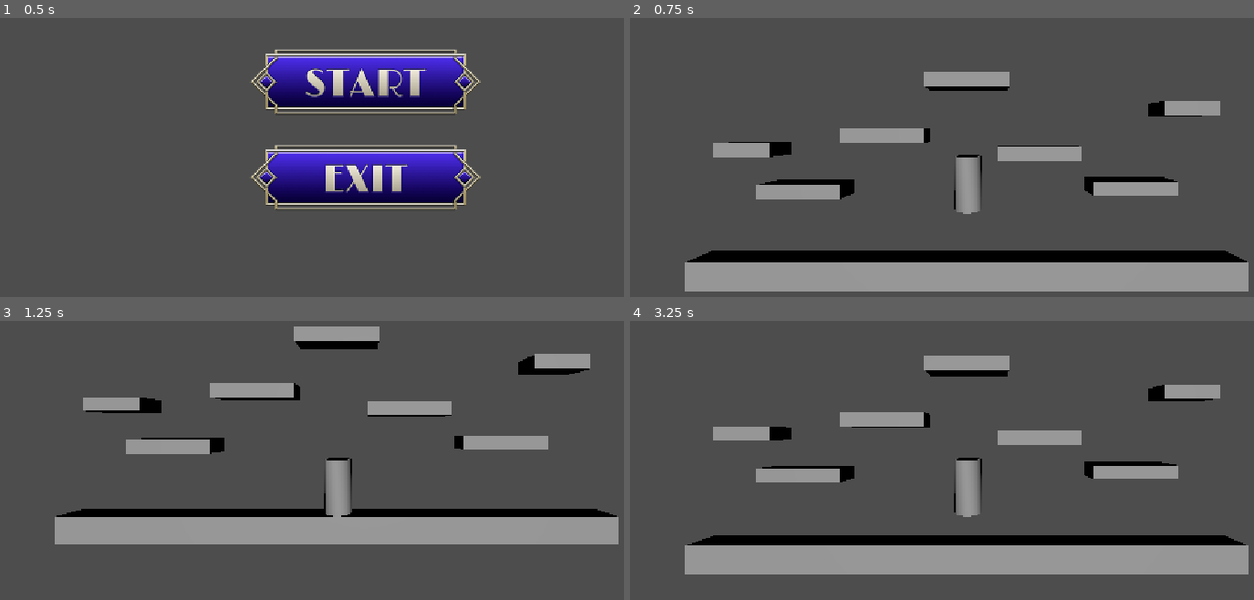
Above: before the commit, frames 1-4 (two rows, left to right).
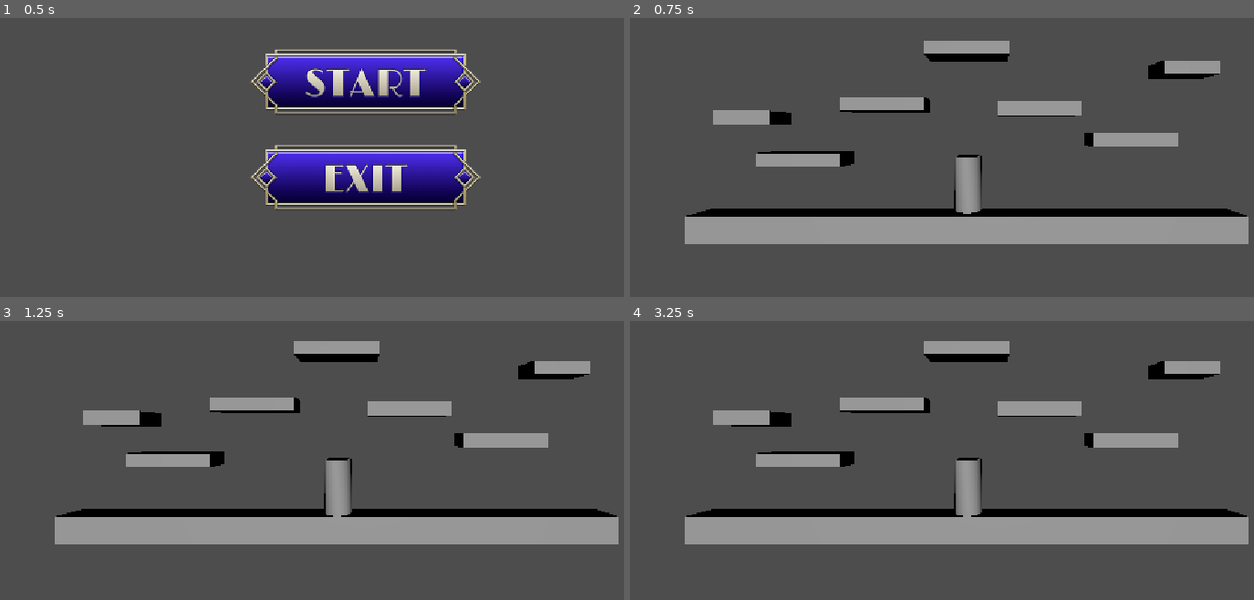
Above: after the commit, the same moments.

Repository: JoesRealAccount/ggj_2026
Game: Godot game, scene res://main_screen.tscn
Same seed, same stepped clock (60 frames per second), same inputs: the game is played once before the commit and once after it.
Inputs (mouse positions are in pixels of both pictures, inside the frame that each line leads up to):
- Up to frame 1 (0.5 s): no input
- Up to frame 2 (0.75 s): click (991, 82) at 0.5 s
- Up to frame 3 (1.25 s): no input
- Up to frame 4 (3.25 s): hold D (move_right) 1.28-2.03 s; tap W (jump) at 1.52, 2.27 s; hold Escape (back_to_menu) 2.03-2.75 s; click (991, 385) at 2.75 s

Frame 1 is identical in both runs. In frame 2, 36% of the frame differs, in the area x 8-100%, y 8-99%; in frame 3, 7.1%; in frame 4, 32%.

Commit message:
Refactor main level scene: update player transform positions and improve process function parameter naming

Diff:
--- a/main_level.gd
+++ b/main_level.gd
@@ -1,6 +1,6 @@
 extends Node3D
 
 
-func _process(delta: float) -> void:
+func _process(_delta: float) -> void:
 	if Input.is_action_just_pressed("back_to_menu"):
 		get_tree().change_scene_to_file("res://main_screen.tscn")
--- a/main_level.tscn
+++ b/main_level.tscn
@@ -35,7 +35,7 @@
 script = ExtResource("1_6614m")
 
 [node name="Player" type="CharacterBody3D" parent="." unique_id=789084589]
-transform = Transform3D(1, 0, 0, 0, 1, 0, 0, 0, 1, 0, 2.365058, 0)
+transform = Transform3D(1, 0, 0, 0, 1, 0, 0, 0, 1, 0, 1.2174535, 0)
 axis_lock_linear_z = true
 axis_lock_angular_x = true
 script = ExtResource("1_bw3m6")
@@ -49,14 +49,13 @@
 transform = Transform3D(1, 0, 0, 0, 1, 0, 0, 0, 1, 1, 2, 10)
 
 [node name="Floor" type="StaticBody3D" parent="." unique_id=979951912]
+transform = Transform3D(1, 0, 0, 0, 1, 0, 0, 0, 1, 0, -0.5, 0)
 physics_material_override = SubResource("PhysicsMaterial_bw3m6")
 
 [node name="CSGBox3D" type="CSGBox3D" parent="Floor" unique_id=826435802]
-transform = Transform3D(1, 0, 0, 0, 1, 0, 0, 0, 1, 0, -1, 0)
 size = Vector3(20, 1, 1)
 
 [node name="CSGBakedCollisionShape3D" type="CollisionShape3D" parent="Floor" unique_id=11376495]
-transform = Transform3D(1, 0, 0, 0, 1, 0, 0, 0, 1, 0, -1, 0)
 shape = SubResource("ConcavePolygonShape3D_uhmka")
 
 [node name="Platform1" type="StaticBody3D" parent="." unique_id=809709939]
@@ -87,7 +86,7 @@
 shape = SubResource("ConcavePolygonShape3D_05as6")
 
 [node name="Platform4" type="StaticBody3D" parent="." unique_id=196942408]
-transform = Transform3D(1, 0, 0, 0, 1, 0, 0, 0, 1, 2.5865993, 3.3613906, 0)
+transform = Transform3D(1, 0, 0, 0, 1, 0, 0, 0, 1, 2.5865993, 3.85187, 0)
 
 [node name="CSGBox3D" type="CSGBox3D" parent="Platform4" unique_id=1810893554]
 size = Vector3(3, 0.5, 1)
@@ -96,7 +95,7 @@
 shape = SubResource("ConcavePolygonShape3D_5ymk8")
 
 [node name="Platform5" type="StaticBody3D" parent="." unique_id=351375189]
-transform = Transform3D(1, 0, 0, 0, 1, 0, 0, 0, 1, 6, 2.1233377, 0)
+transform = Transform3D(1, 0, 0, 0, 1, 0, 0, 0, 1, 6, 2.707685, 0)
 
 [node name="CSGBox3D" type="CSGBox3D" parent="Platform5" unique_id=52125670]
 size = Vector3(3, 0.5, 1)
@@ -105,7 +104,7 @@
 shape = SubResource("ConcavePolygonShape3D_4mnpp")
 
 [node name="Platform6" type="StaticBody3D" parent="." unique_id=1602373132]
-transform = Transform3D(1, 0, 0, 0, 1, 0, 0, 0, 1, 8, 5, 0)
+transform = Transform3D(1, 0, 0, 0, 1, 0, 0, 0, 1, 8, 5.3128843, 0)
 
 [node name="CSGBox3D" type="CSGBox3D" parent="Platform6" unique_id=97610814]
 size = Vector3(2, 0.5, 1)
